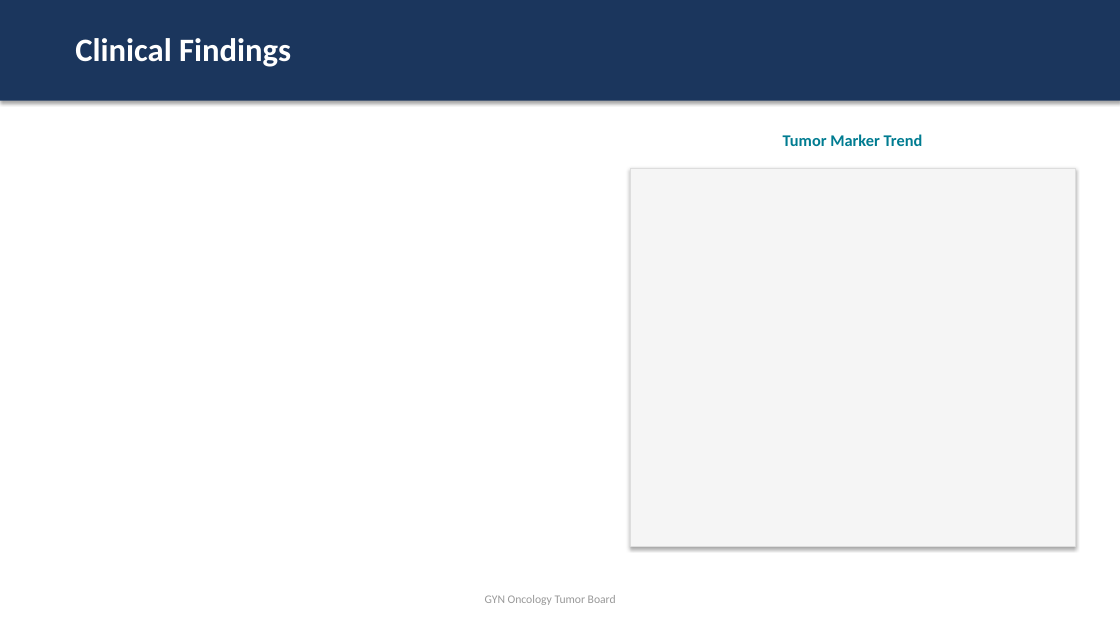
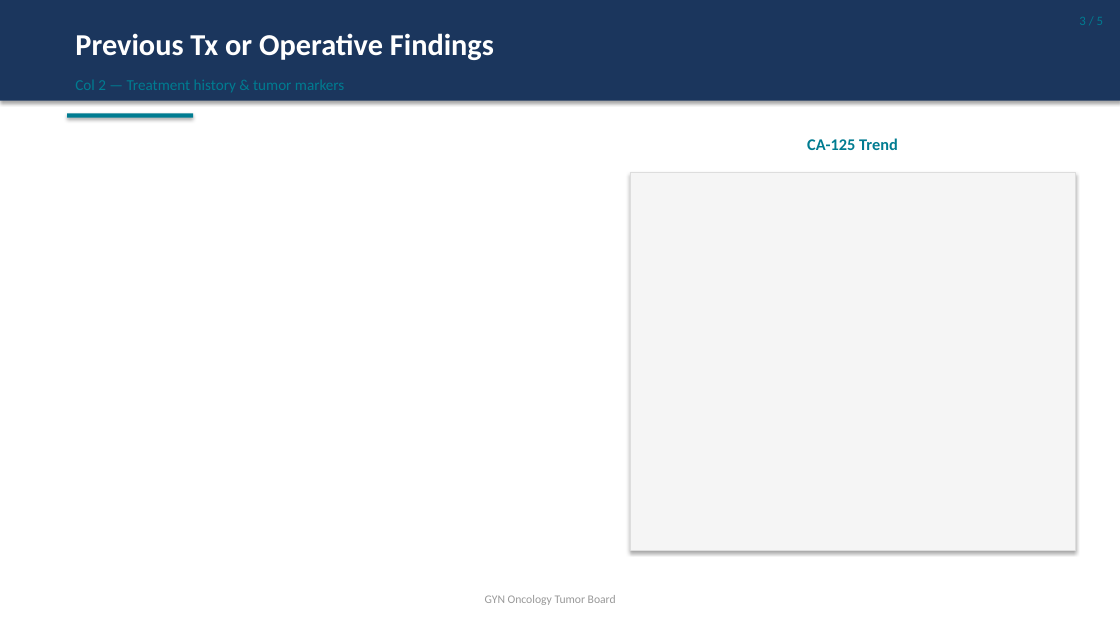
Before and after one commit to RushAI-jcr/rushtumorboard, a slide deck: slide 3 of src/scenarios/default/templates/tumor_board_slides.pptx (slide 2 before the commit). Drawn at 1120x630 pixels with LibreOffice and Linux fonts; fonts in the diff are those of the drawing. Boxes give left, top, right and bottom in pixels: in the first picture for what was removed or moved away, otherwise in the second. Text is boxed around its words. In the diff, an @@ line names an element or a change of style, - is before the commit and + after.

```diff
--- a/src/scenarios/default/templates/tumor_board_slides.pptx
+++ b/src/scenarios/default/templates/tumor_board_slides.pptx
@@ text added at box(1079, 17, 1103, 25), 11 pt, text #007C91 @@
+3 / 5
@@ text at box(75, 33, 494, 60): text changed; size 28 to 26 pt @@
-Clinical Findings
+Previous Tx or Operative Findings
@@ text added at box(75, 80, 344, 92), 13 pt, text #007C91 @@
+Col 2 — Treatment history & tumor markers
@@ rectangle added at box(67, 113, 193, 118), fill #007C91 @@
@@ text at box(807, 138, 898, 150): text changed @@
-Tumor Marker Trend
+CA-125 Trend
@@ rectangle: place and size @@
-rectangle at box(630, 168, 1075, 546)
+rectangle at box(630, 172, 1075, 550)
```
Also in this commit, not shown: 1 other slide changed, 3 slides added, 1 slide removed, 11 other files.
